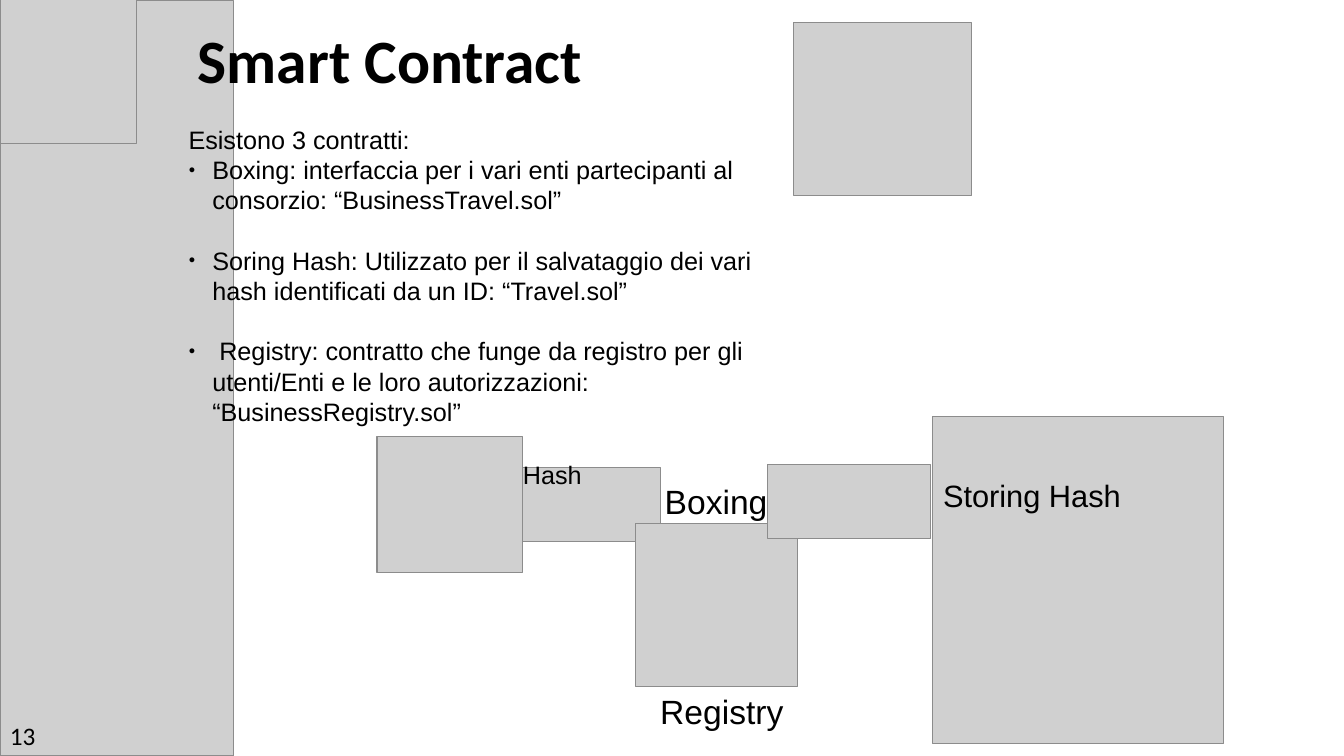
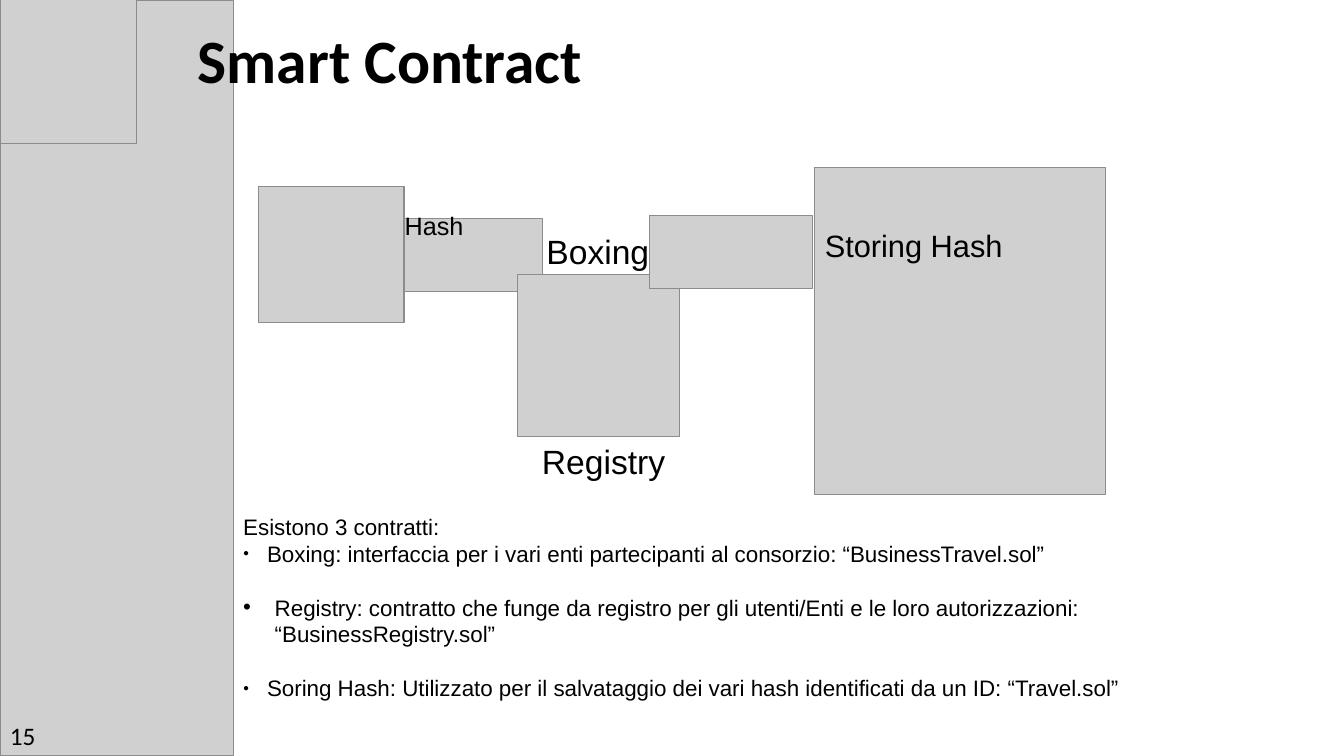
Before and after one commit to MrSecret35/Tesi_Triennale_Blockchain, a slide deck: slide 15 of presentazione_laurea/Presentazione_Laurea.pptx (slide 13 before the commit). Drawn at 1344x756 pixels with LibreOffice and Linux fonts; fonts in the diff are those of the drawing; grey boxes stand for pictures. Boxes give left, top, right and bottom in pixels: in the first picture for what was removed or moved away, otherwise in the second. Text is boxed around its words. In the diff, an @@ line names an element or a change of style, - is before the commit and + after.

```diff
--- a/presentazione_laurea/Presentazione_Laurea.pptx
+++ b/presentazione_laurea/Presentazione_Laurea.pptx
@@ picture removed at (793,23,972,196) @@
@@ text at (212,340,743,427): paragraph removed @@
-● Registry: contratto che funge da registro per gli utenti/Enti e le loro autorizzazioni: “BusinessRegistry.sol”
@@ 5 pictures, 4 texts: place and size @@
-5 pictures, 4 texts at (377,416,1224,743)
+5 pictures, 4 texts at (259,167,1106,494)
@@ text "Esistono 3 contratti:": place and size @@
-text "Esistono 3 contratti:" at (189,128,752,427)
+text "Esistono 3 contratti:" at (243,518,1119,701)
@@ text at (243,518,1119,701): size 18 to 16 pt in "Esistono 3 contratti:", "Boxing: interfaccia per i vari enti partecipanti ...", "Soring Hash: Utilizzato per il salvataggio dei ..." @@
@@ text at (275,599,1079,647): paragraph added @@
+• Registry: contratto che funge da registro per gli utenti/Enti e le loro autorizzazioni: “BusinessRegistry.sol”
@@ text at (10,728,36,745): text changed @@
-13
+15
```
Also in this commit, not shown: 15 other slides changed, 4 slides added, 2 slides removed, 8 other files.
